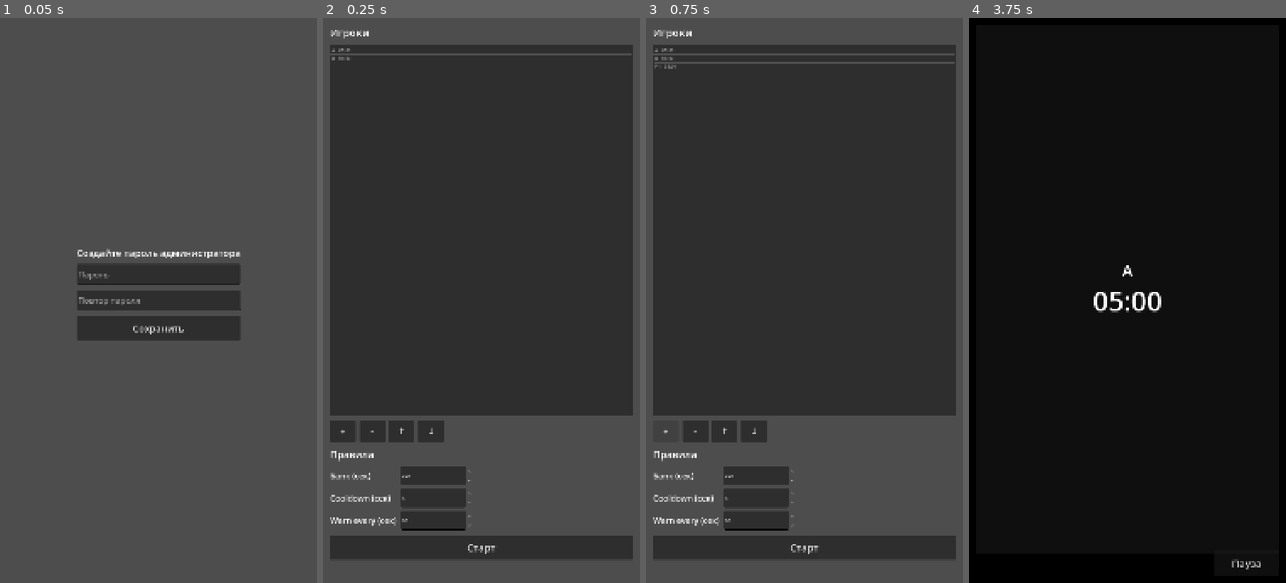
Above: before the commit, frames 1-4 (left to right).
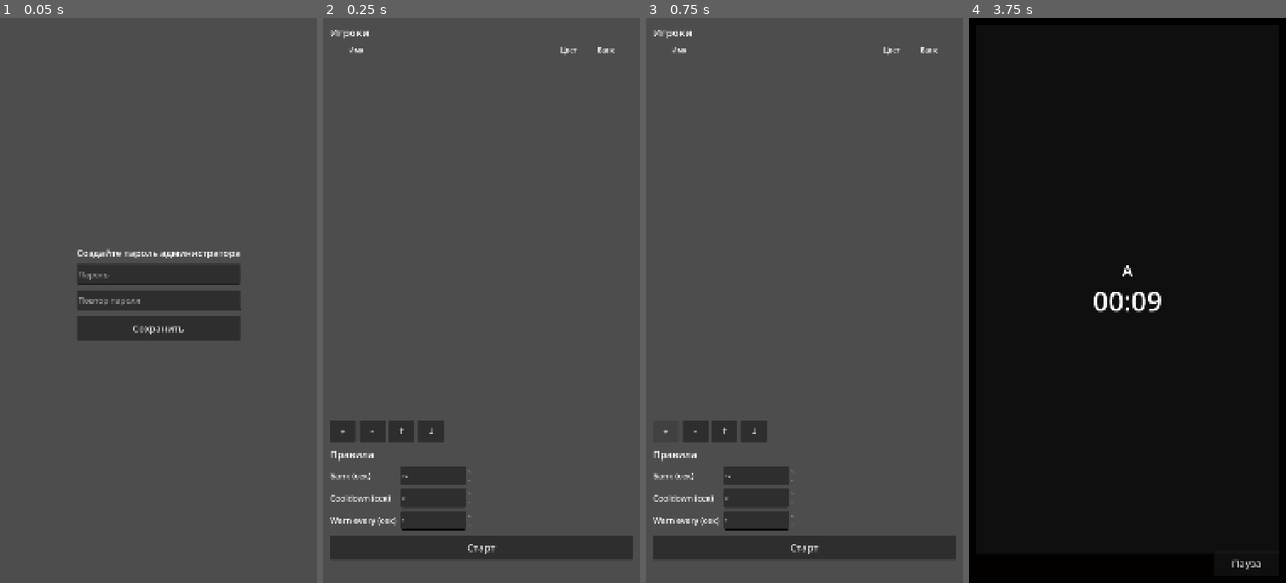
Above: after the commit, the same moments.

Repository: PhysicistLeon/turnboard-timebank
Game: Godot game, scene res://ui/Main.tscn
Two runs of this game, one before a commit and one after it. Both use one fixed random seed, a clock stepped at 60 frames per second and the inputs below.
Inputs:
- Up to frame 1 (0.05 s): no input
- Up to frame 2 (0.25 s): no input
- Up to frame 3 (0.75 s): click "+" at 0.5 s
- Up to frame 4 (3.75 s): click "-" at 1.25 s; click "↑" at 2 s; click "↓" at 2.75 s; click "Старт" at 3.5 s

Frame 1 is identical in both runs. In frame 2, 62% of the frame differs, in the area x 2-98%, y 4-90%; in frame 3, 62%; in frame 4, 0.1%.
Error after the commit: Cannot call method 'get_children' on a null value. (res://ui/Setup.gd:34)

Commit message:
Improve setup UX with inline player editor and click sounds

Diff:
--- a/autoload/GameController.gd
+++ b/autoload/GameController.gd
@@ -6,6 +6,7 @@
 const StorageScript := preload("res://infra/Storage.gd")
 const LoggerScript := preload("res://infra/Logger.gd")
 const SoundServiceScript := preload("res://infra/SoundService.gd")
+const UiClickStream: AudioStream = preload("res://sounds/kriakalka.mp3")
 
 var storage = StorageScript.new()
 var event_logger = LoggerScript.new()
@@ -121,11 +122,20 @@
 func get_current_route() -> String:
 	return _current_route
 
+func set_route(route: String) -> void:
+	_set_route(route)
+
 func _set_route(route: String) -> void:
 	if _current_route == route:
 		return
 	_current_route = route
 	route_changed.emit(route)
+
+func play_ui_click() -> void:
+	if UiClickStream != null:
+		sound.play_stream(UiClickStream)
+	if OS.get_name() == "Android" or OS.get_name() == "iOS":
+		Input.vibrate_handheld(40, 0.7)
 
 func _play_tap_for_current() -> void:
 	var player_name: String = state.current
--- a/ui/Game.gd
+++ b/ui/Game.gd
@@ -39,7 +39,9 @@
 	time_lbl.text = Util.ms_to_mmss(s.derive_current_bank_ms(now))
 
 func _tap() -> void:
+	GameController.play_ui_click()
 	GameController.dispatch({"type": Const.CMD_TAP})
 
 func _pause() -> void:
+	GameController.play_ui_click()
 	GameController.dispatch({"type": Const.CMD_TECH_PAUSE_ON, "reason": "manual"})
--- a/ui/PasswordSetup.gd
+++ b/ui/PasswordSetup.gd
@@ -10,6 +10,7 @@
 	$VBox/SaveBtn.pressed.connect(_save)
 
 func _save() -> void:
+	GameController.play_ui_click()
 	var a: String = pass1.text
 	var b: String = pass2.text
 	if a.length() < 3:
@@ -21,4 +22,4 @@
 	GameController.storage.set_password(a)
 	GameController.storage.save_cfg()
 	err.text = ""
-	GameController.route_changed.emit("setup")
+	GameController.set_route("setup")
--- a/ui/Pause.gd
+++ b/ui/Pause.gd
@@ -36,18 +36,23 @@
 	$VBox/AdminActions.visible = s.admin_mode
 
 func _continue() -> void:
+	GameController.play_ui_click()
 	GameController.dispatch({"type": Const.CMD_TECH_PAUSE_OFF})
 
 func _new_game() -> void:
+	GameController.play_ui_click()
 	GameController.dispatch({"type": Const.CMD_NEW_GAME})
 
 func _admin_auth() -> void:
+	GameController.play_ui_click()
 	GameController.dispatch({"type": Const.CMD_ADMIN_AUTH, "password": admin_pass.text})
 	admin_pass.text = ""
 	admin_status.text = "sent"
 
 func _undo() -> void:
+	GameController.play_ui_click()
 	GameController.dispatch({"type": Const.CMD_UNDO})
 
 func _reverse() -> void:
+	GameController.play_ui_click()
 	GameController.dispatch({"type": Const.CMD_ORDER_REVERSE})
--- a/ui/Setup.gd
+++ b/ui/Setup.gd
@@ -1,21 +1,22 @@
 extends Control
 
-@onready var list := $VBox/PlayersList
-@onready var err := $VBox/Error
+@onready var players_editor: VBoxContainer = $VBox/PlayersEditor
+@onready var err: Label = $VBox/Error
 
-@onready var bank := $VBox/GridRules/BankMs
-@onready var cd := $VBox/GridRules/CooldownMs
-@onready var warn := $VBox/GridRules/WarnEveryMs
+@onready var bank: SpinBox = $VBox/GridRules/BankMs
+@onready var cd: SpinBox = $VBox/GridRules/CooldownMs
+@onready var warn: SpinBox = $VBox/GridRules/WarnEveryMs
+
+var _selected_index: int = -1
 
 func _ready() -> void:
 	GameController.state_changed.connect(_render)
 
-	$VBox/HBox1/AddBtn.pressed.connect(_add_player)
-	$VBox/HBox1/RemoveBtn.pressed.connect(_remove_player)
-	$VBox/HBox1/UpBtn.pressed.connect(_move_up)
-	$VBox/HBox1/DownBtn.pressed.connect(_move_down)
-
-	$VBox/StartBtn.pressed.connect(_start)
+	$VBox/HBox1/AddBtn.pressed.connect(_on_add_pressed)
+	$VBox/HBox1/RemoveBtn.pressed.connect(_on_remove_pressed)
+	$VBox/HBox1/UpBtn.pressed.connect(_on_move_up_pressed)
+	$VBox/HBox1/DownBtn.pressed.connect(_on_move_down_pressed)
+	$VBox/StartBtn.pressed.connect(_on_start_pressed)
 
 	bank.min_value = 10
 	bank.max_value = 24 * 60 * 60
@@ -27,16 +28,57 @@
 	_render(GameController.state)
 
 func _render(s: Model.GameState) -> void:
-	list.clear()
-	for player_name in s.order:
-		var bms := int(s.bank_ms.get(player_name, s.rules.bank_initial_ms))
-		list.add_item("%s   %s" % [player_name, Util.ms_to_mmss(bms)])
+	if _selected_index >= s.order.size():
+		_selected_index = s.order.size() - 1
+
+	for child in players_editor.get_children():
+		child.queue_free()
+
+	for i in range(s.order.size()):
+		var player_name: String = s.order[i]
+		var row := HBoxContainer.new()
+		row.theme_override_constants.separation = 8
+		row.custom_minimum_size = Vector2(0, 72)
+
+		var select_btn := Button.new()
+		select_btn.text = "●" if i == _selected_index else "○"
+		select_btn.custom_minimum_size = Vector2(56, 56)
+		select_btn.theme_override_font_sizes.font_size = 24
+		select_btn.pressed.connect(_on_row_selected.bind(i))
+		row.add_child(select_btn)
+
+		var name_edit := LineEdit.new()
+		name_edit.text = player_name
+		name_edit.custom_minimum_size = Vector2(260, 56)
+		name_edit.size_flags_horizontal = Control.SIZE_EXPAND_FILL
+		name_edit.theme_override_font_sizes.font_size = 28
+		name_edit.text_submitted.connect(_on_name_submitted.bind(i))
+		name_edit.focus_entered.connect(_on_row_selected.bind(i))
+		row.add_child(name_edit)
+
+		var color_btn := ColorPickerButton.new()
+		color_btn.custom_minimum_size = Vector2(120, 56)
+		color_btn.color = (s.players[player_name] as Model.Player).color
+		color_btn.color_changed.connect(_on_color_changed.bind(i))
+		color_btn.pressed.connect(_on_row_selected.bind(i))
+		row.add_child(color_btn)
+
+		var bms: int = int(s.bank_ms.get(player_name, s.rules.bank_initial_ms))
+		var bank_lbl := Label.new()
+		bank_lbl.text = Util.ms_to_mmss(bms)
+		bank_lbl.theme_override_font_sizes.font_size = 28
+		bank_lbl.horizontal_alignment = HORIZONTAL_ALIGNMENT_RIGHT
+		bank_lbl.custom_minimum_size = Vector2(120, 56)
+		row.add_child(bank_lbl)
+
+		players_editor.add_child(row)
 
 	bank.value = int(round(s.rules.bank_initial_ms / 1000.0))
 	cd.value = int(round(s.rules.cooldown_ms / 1000.0))
 	warn.value = int(round(s.rules.warn_every_ms / 1000.0))
 
-func _add_player() -> void:
+func _on_add_pressed() -> void:
+	GameController.play_ui_click()
 	var s: Model.GameState = GameController.state
 	var base := "P"
 	var i := 1
@@ -50,48 +92,86 @@
 	s.players[player_name] = p
 	s.order.append(player_name)
 	s.bank_ms[player_name] = s.rules.bank_initial_ms
+	_selected_index = s.order.size() - 1
 	_render(s)
 
-func _remove_player() -> void:
-	var idx: PackedInt32Array = list.get_selected_items()
-	if idx.is_empty():
+func _on_remove_pressed() -> void:
+	GameController.play_ui_click()
+	var s: Model.GameState = GameController.state
+	if _selected_index < 0 or _selected_index >= s.order.size():
 		return
-	var i: int = idx[0]
-	var player_name: String = GameController.state.order[i]
-	GameController.state.players.erase(player_name)
-	GameController.state.bank_ms.erase(player_name)
-	GameController.state.order.remove_at(i)
+	var player_name: String = s.order[_selected_index]
+	s.players.erase(player_name)
+	s.bank_ms.erase(player_name)
+	s.order.remove_at(_selected_index)
+	if _selected_index >= s.order.size():
+		_selected_index = s.order.size() - 1
+	_render(s)
+
+func _on_move_up_pressed() -> void:
+	GameController.play_ui_click()
+	var s: Model.GameState = GameController.state
+	if _selected_index <= 0 or _selected_index >= s.order.size():
+		return
+	var a: String = s.order[_selected_index - 1]
+	s.order[_selected_index - 1] = s.order[_selected_index]
+	s.order[_selected_index] = a
+	_selected_index -= 1
+	_render(s)
+
+func _on_move_down_pressed() -> void:
+	GameController.play_ui_click()
+	var s: Model.GameState = GameController.state
+	if _selected_index < 0 or _selected_index >= s.order.size() - 1:
+		return
+	var a: String = s.order[_selected_index + 1]
+	s.order[_selected_index + 1] = s.order[_selected_index]
+	s.order[_selected_index] = a
+	_selected_index += 1
+	_render(s)
+
+func _on_row_selected(i: int) -> void:
+	_selected_index = i
 	_render(GameController.state)
 
-func _move_up() -> void:
-	var idx: PackedInt32Array = list.get_selected_items()
-	if idx.is_empty():
+func _on_name_submitted(new_name: String, i: int) -> void:
+	var s: Model.GameState = GameController.state
+	if i < 0 or i >= s.order.size():
 		return
-	var i: int = idx[0]
-	if i <= 0:
+	var old_name: String = s.order[i]
+	var trimmed: String = new_name.strip_edges()
+	if trimmed == "" or trimmed == old_name:
+		_render(s)
 		return
+	if s.players.has(trimmed):
+		err.text = "Имя уже занято"
+		_render(s)
+		return
+
+	var p: Model.Player = s.players[old_name]
+	s.players.erase(old_name)
+	p.name = trimmed
+	s.players[trimmed] = p
+
+	var bms: int = int(s.bank_ms.get(old_name, s.rules.bank_initial_ms))
+	s.bank_ms.erase(old_name)
+	s.bank_ms[trimmed] = bms
+	s.order[i] = trimmed
+	err.text = ""
+	_render(s)
+
+func _on_color_changed(new_color: Color, i: int) -> void:
 	var s: Model.GameState = GameController.state
-	var a: String = s.order[i - 1]
-	s.order[i - 1] = s.order[i]
-	s.order[i] = a
-	_render(s)
-	list.select(i - 1)
+	if i < 0 or i >= s.order.size():
+		return
+	var player_name: String = s.order[i]
+	if not s.players.has(player_name):
+		return
+	var p: Model.Player = s.players[player_name]
+	p.color = new_color
 
-func _move_down() -> void:
-	var idx: PackedInt32Array = list.get_selected_items()
-	if idx.is_empty():
-		return
-	var i: int = idx[0]
-	var s: Model.GameState = GameController.state
-	if i >= s.order.size() - 1:
-		return
-	var a: String = s.order[i + 1]
-	s.order[i + 1] = s.order[i]
-	s.order[i] = a
-	_render(s)
-	list.select(i + 1)
-
-func _start() -> void:
+func _on_start_pressed() -> void:
+	GameController.play_ui_click()
 	var s: Model.GameState = GameController.state
 	s.rules.bank_initial_ms = int(bank.value) * 1000
 	s.rules.cooldown_ms = int(cd.value) * 1000
--- a/ui/Setup.tscn
+++ b/ui/Setup.tscn
@@ -29,10 +29,41 @@
 theme_override_font_sizes/font_size = 36
 text = "Игроки"
 
-[node name="PlayersList" type="ItemList" parent="VBox"]
+[node name="PlayersTableHeader" type="HBoxContainer" parent="VBox"]
+layout_mode = 2
+theme_override_constants/separation = 8
+
+[node name="SelectHdr" type="Label" parent="VBox/PlayersTableHeader"]
+custom_minimum_size = Vector2(56, 0)
+layout_mode = 2
+
+[node name="NameHdr" type="Label" parent="VBox/PlayersTableHeader"]
+layout_mode = 2
+size_flags_horizontal = 3
+theme_override_font_sizes/font_size = 24
+text = "Имя"
+
+[node name="ColorHdr" type="Label" parent="VBox/PlayersTableHeader"]
+custom_minimum_size = Vector2(120, 0)
+layout_mode = 2
+theme_override_font_sizes/font_size = 24
+text = "Цвет"
+
+[node name="BankHdr" type="Label" parent="VBox/PlayersTableHeader"]
+custom_minimum_size = Vector2(120, 0)
+layout_mode = 2
+theme_override_font_sizes/font_size = 24
+text = "Банк"
+
+[node name="PlayersScroll" type="ScrollContainer" parent="VBox"]
+custom_minimum_size = Vector2(0, 340)
 layout_mode = 2
 size_flags_vertical = 3
-fixed_icon_size = Vector2i(0, 56)
+
+[node name="PlayersEditor" type="VBoxContainer" parent="VBox/PlayersScroll"]
+layout_mode = 2
+size_flags_horizontal = 3
+theme_override_constants/separation = 10
 
 [node name="HBox1" type="HBoxContainer" parent="VBox"]
 layout_mode = 2
